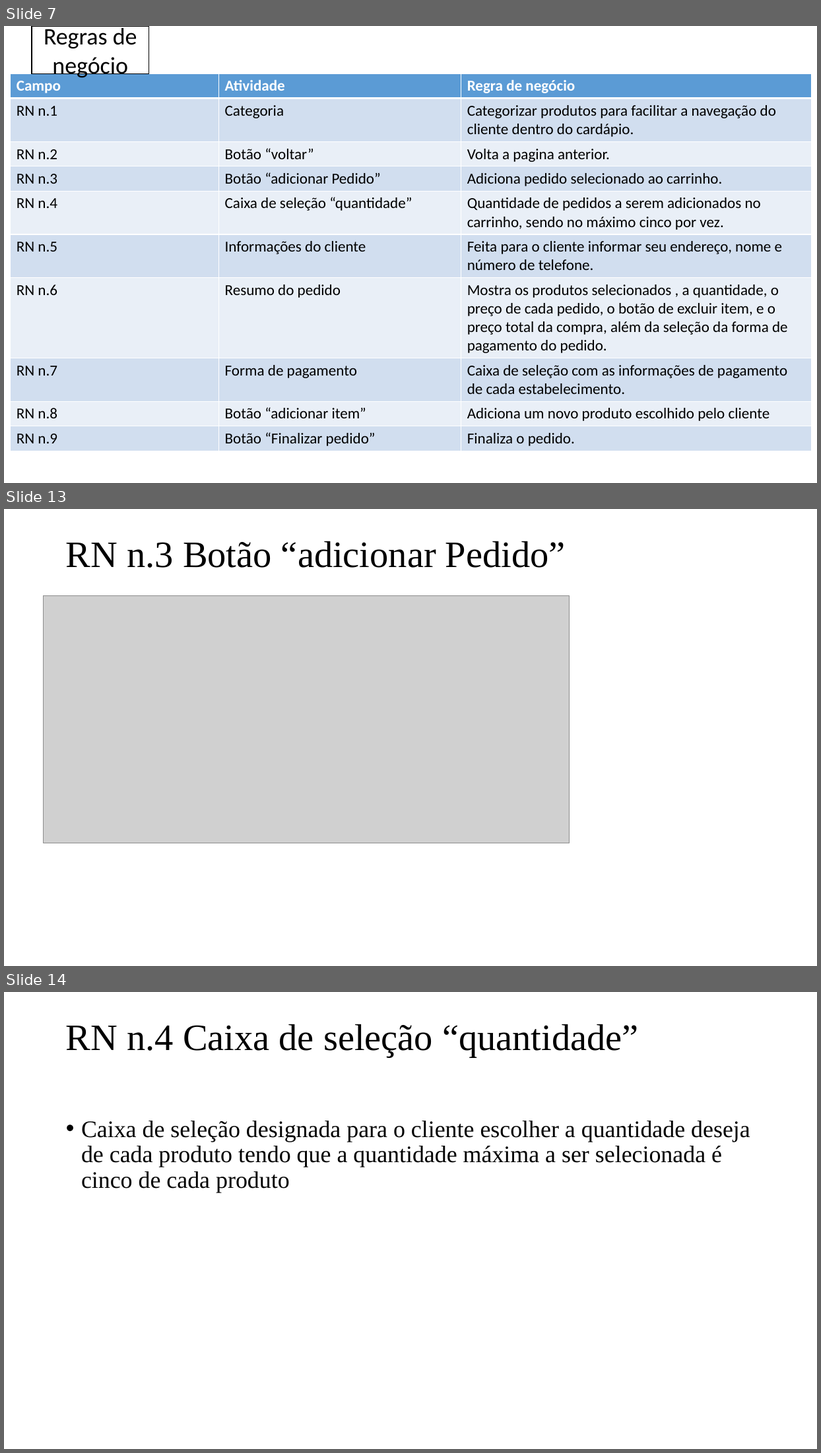
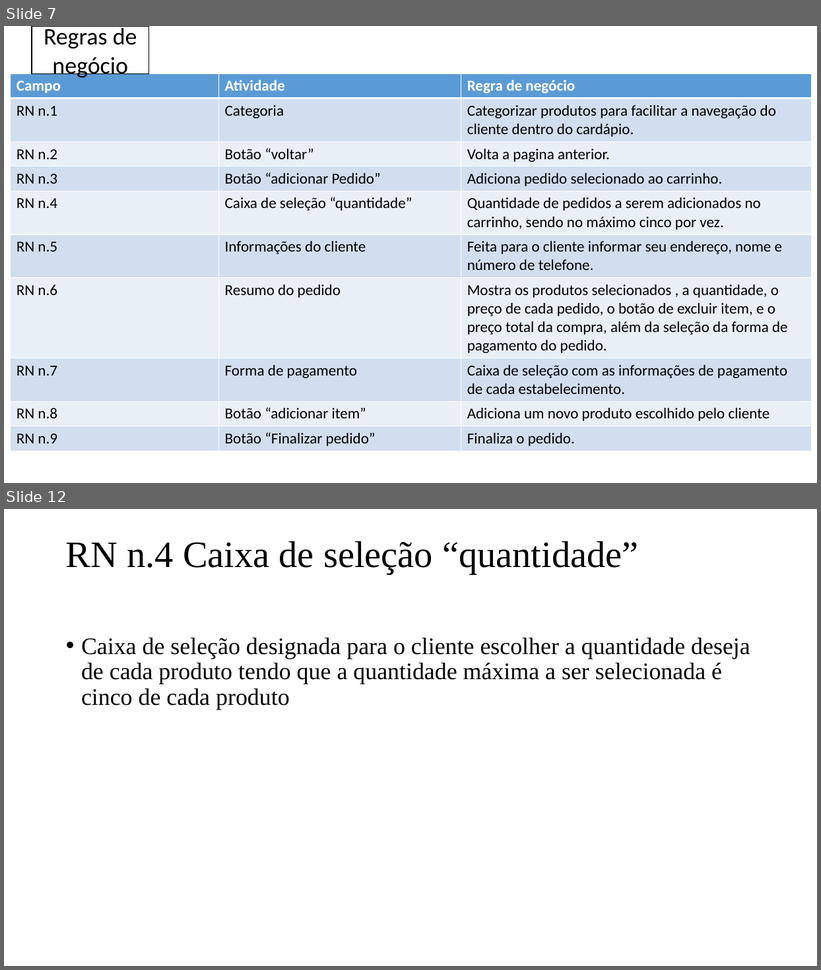
Before and after one commit to PedroAssencao/Cardapio, a slide deck: CárdapioV3_Tunado-20230509T171111Z-001/DER Modelo Conceitual [Salvo automaticamente] (1).pptx. Shown one above the other, each under a label of ours: slides 7, 13 and 14 before the commit, slides 7 and 12 after it; the slides between them are not shown. The pictures are 821x1453 and 821x970 pixels, drawn with LibreOffice and Linux fonts; fonts in the diff are those of the drawing; grey boxes stand for pictures. Boxes give left, top, right and bottom in pixels: in the first picture for what was removed or moved away, otherwise in the second. Text is boxed around its words. In the diff, an @@ line names an element or a change of style, - is before the commit and + after.

```diff
--- a/CárdapioV3_Tunado-20230509T171111Z-001/DER Modelo Conceitual [Salvo automaticamente] (1).pptx
+++ b/CárdapioV3_Tunado-20230509T171111Z-001/DER Modelo Conceitual [Salvo automaticamente] (1).pptx
@@ slide 13 removed at (4, 509, 817, 966), background #FFFFFF @@
@@ title removed at (66, 541, 566, 568) @@
-RN n.3 Botão “adicionar Pedido”
@@ picture removed at (44, 595, 570, 843) @@
@@ what was slide 14 is now slide 12 @@
```
Also in this commit, not shown: 3 slides changed, 2 slides added, 3 other slides removed, 28 other files.
